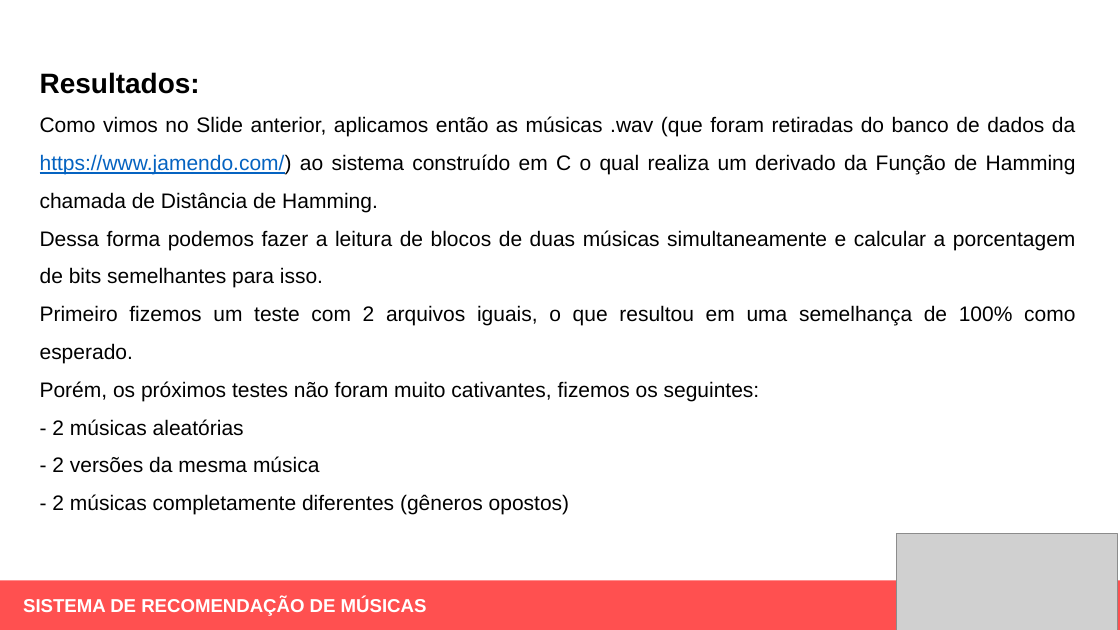
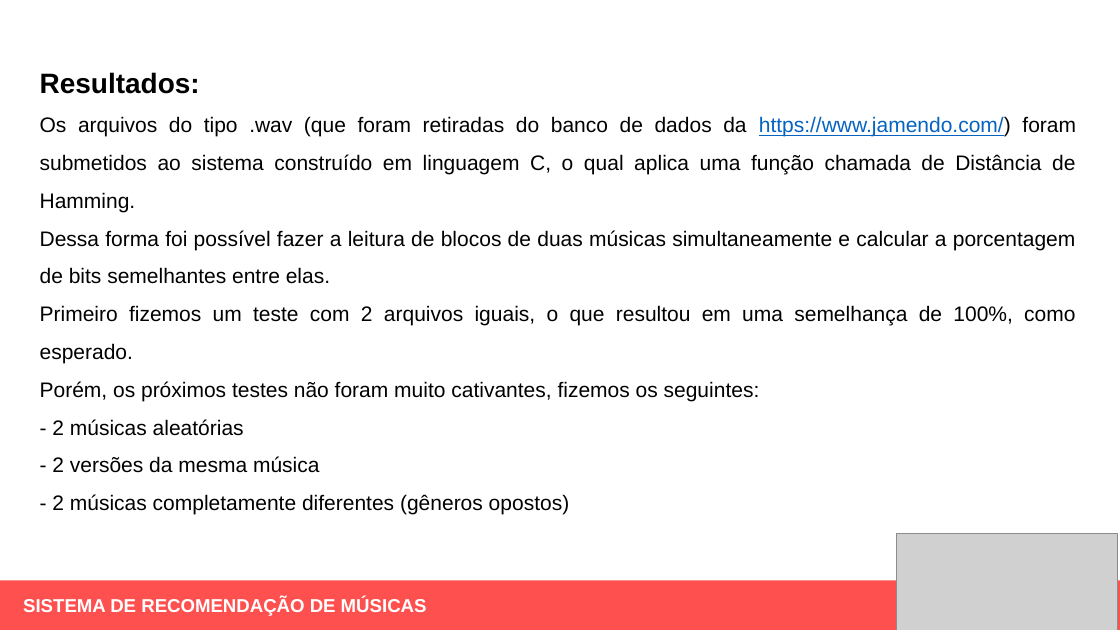
Before and after one commit to ItanuRomero/ICMusicBinary, a slide deck: slide 4 of 4aMostraEPE/MostraDigitalEPE_modelo-Pesquisa.pptx. Drawn at 1120x630 pixels with LibreOffice and Linux fonts; fonts in the diff are those of the drawing; grey boxes stand for pictures. Boxes give left, top, right and bottom in pixels: in the first picture for what was removed or moved away, otherwise in the second. Text is boxed around its words. In the diff, an @@ line names an element or a change of style, - is before the commit and + after.

```diff
--- a/4aMostraEPE/MostraDigitalEPE_modelo-Pesquisa.pptx
+++ b/4aMostraEPE/MostraDigitalEPE_modelo-Pesquisa.pptx
@@ text at <box>40,116,1076,364</box>: text changed @@
-Como vimos no Slide anterior, aplicamos então as músicas .wav (que foram retiradas do banco de dados da https://www.jamendo.com/) ao sistema construído em C o qual realiza um derivado da Função de Hamming chamada de Distância de Hamming.
-Dessa forma podemos fazer a leitura de blocos de duas músicas simultaneamente e calcular a porcentagem de bits semelhantes para isso.
-Primeiro fizemos um teste com 2 arquivos iguais, o que resultou em uma semelhança de 100% como esperado.
+Os arquivos do tipo .wav (que foram retiradas do banco de dados da https://www.jamendo.com/) foram submetidos ao sistema construído em linguagem C, o qual aplica uma função chamada de Distância de Hamming.
+Dessa forma foi possível fazer a leitura de blocos de duas músicas simultaneamente e calcular a porcentagem de bits semelhantes entre elas.
+Primeiro fizemos um teste com 2 arquivos iguais, o que resultou em uma semelhança de 100%, como esperado.
```
Also in this commit, not shown: 6 other slides changed.
